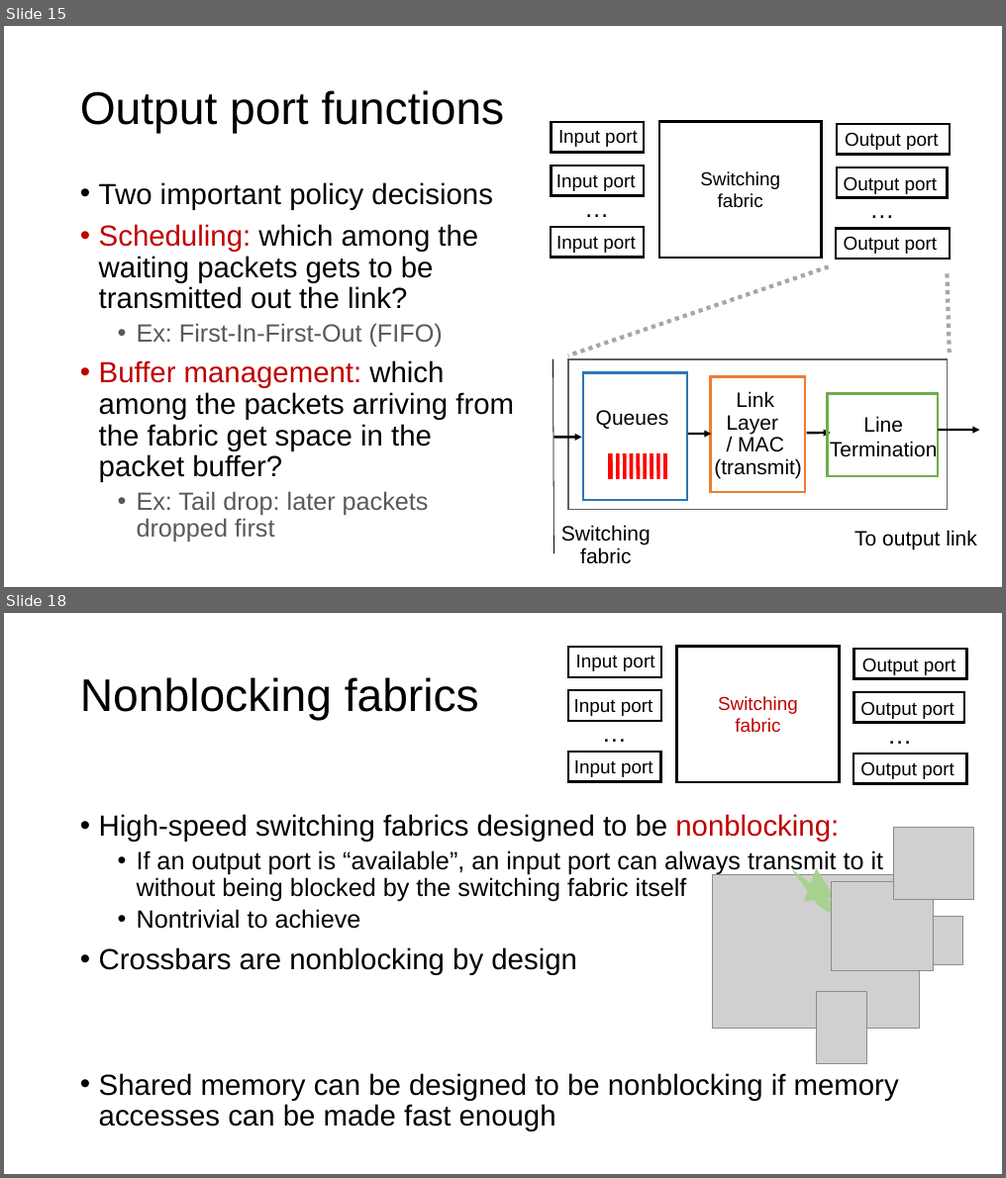
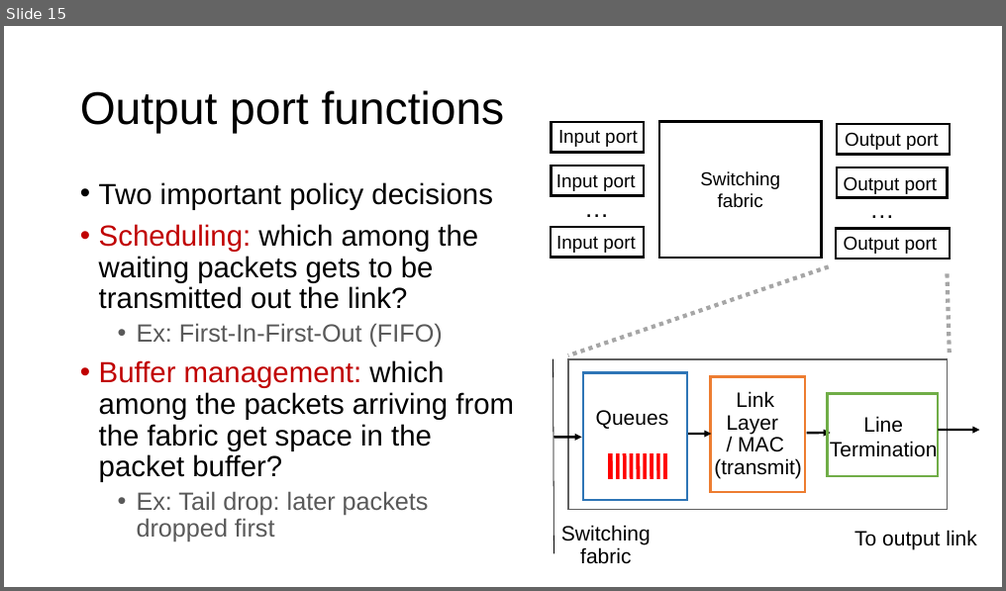
Before and after one commit to ngsrinivas/coursegen, a slide deck: ex/352-F24/staging/352-F24/lectures/21-net-routers.pptx. Shown one above the other, each under a label of ours: slides 15 and 18 before the commit, slide 15 after it; the slides between them are not shown. The pictures are 1006x1178 and 1006x591 pixels, drawn with LibreOffice and Linux fonts; fonts in the diff are those of the drawing; grey boxes stand for pictures. Boxes give left, top, right and bottom in pixels: in the first picture for what was removed or moved away, otherwise in the second. Text is boxed around its words. In the diff, an @@ line names an element or a change of style, - is before the commit and + after.

```diff
--- a/ex/352-F24/staging/352-F24/lectures/21-net-routers.pptx
+++ b/ex/352-F24/staging/352-F24/lectures/21-net-routers.pptx
@@ slide 18 removed at (4, 613, 1002, 1174), background #FFFFFF @@
@@ title removed at (80, 677, 479, 721) @@
-Nonblocking fabrics
@@ group removed at (568, 646, 967, 783): 9 texts, 7 rectangles @@
-…
-…
-Switching fabric
-Input port
-Input port
-Input port
-Output port
-Output port
-Output port
@@ text removed at (99, 814, 899, 1132) @@
-• High-speed switching fabrics designed to be nonblocking:
-  • If an output port is “available”, an input port can always transmit to it without being blocked by the switching fabric itself
-  • Nontrivial to achieve
-• Crossbars are nonblocking by design
-• Shared memory can be designed to be nonblocking if memory accesses can be made fast enough
@@ picture removed at (893, 827, 973, 899) @@
@@ picture removed at (713, 874, 919, 1028) @@
@@ freeform shape removed at (815, 869, 880, 950) @@
@@ picture removed at (831, 881, 933, 970) @@
@@ picture removed at (881, 916, 963, 964) @@
@@ picture removed at (816, 992, 866, 1064) @@
```
Also in this commit, not shown: 17 other slides removed, 4 other files.
